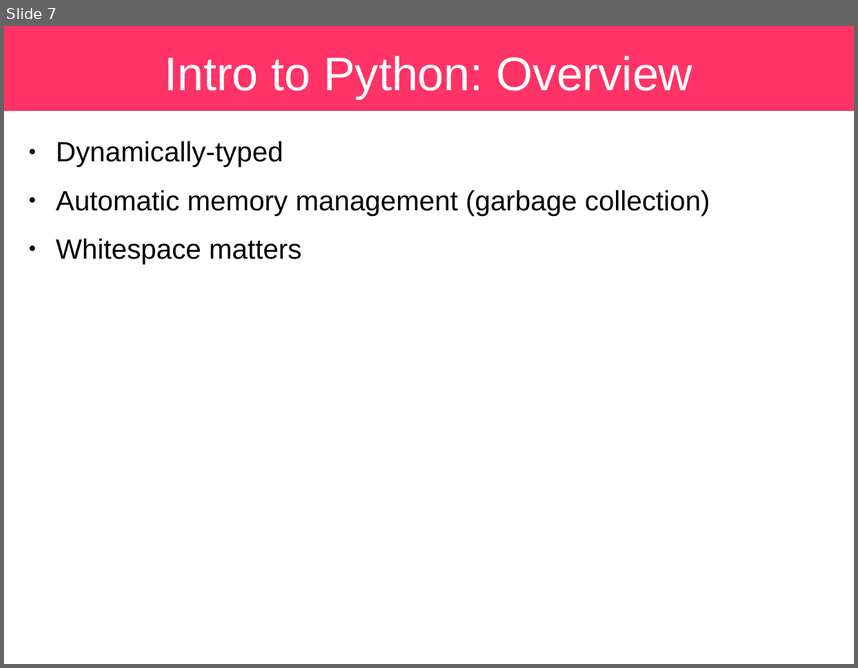
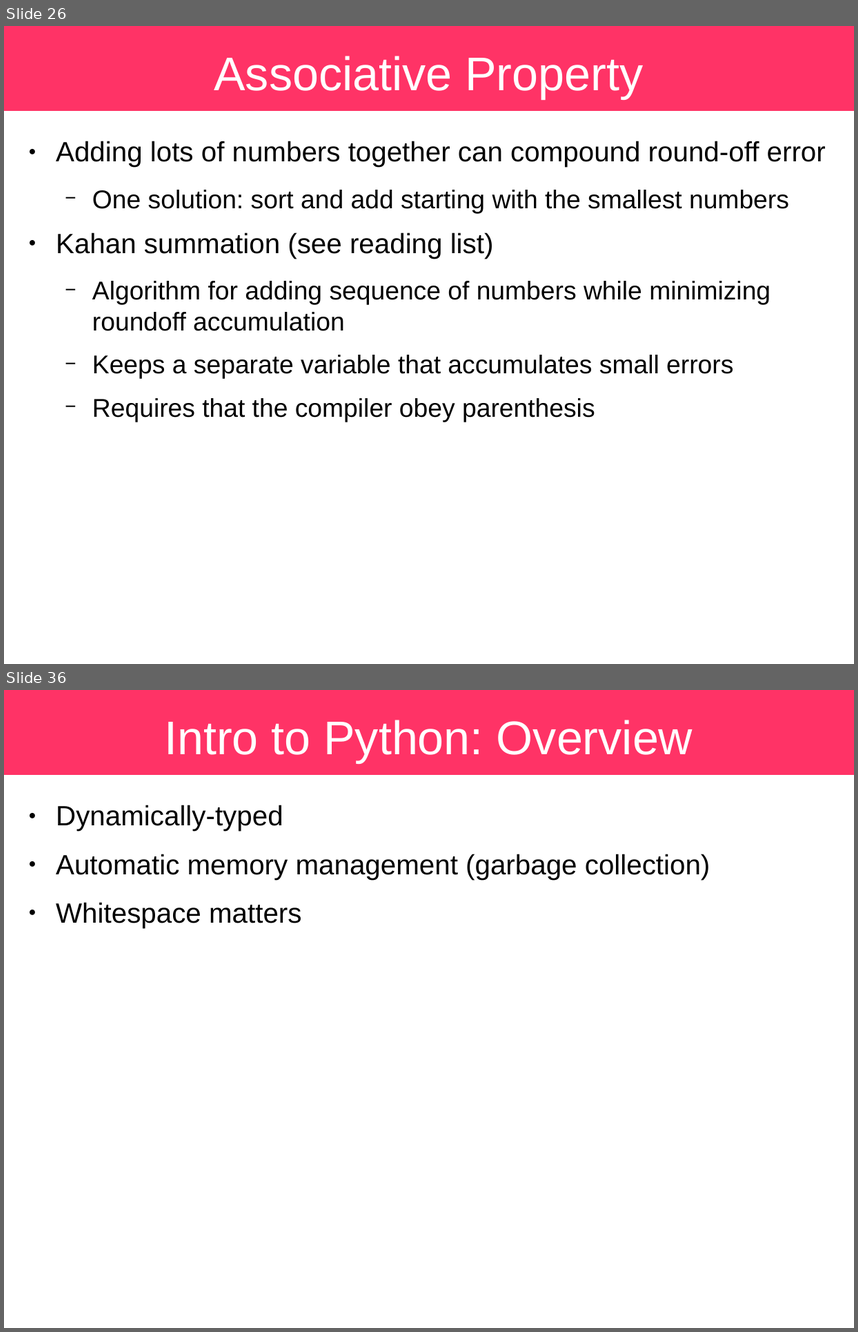
Before and after one commit to sbu-python-class/python-science, a slide deck: lectures/01-python/python.odp. Shown one above the other, each under a label of ours: slide 7 before the commit, slides 26 and 36 after it; the slides between them are not shown. The pictures are 858x668 and 858x1332 pixels, drawn with LibreOffice and Linux fonts; fonts in the diff are those of the drawing. Boxes give left, top, right and bottom in pixels: in the first picture for what was removed or moved away, otherwise in the second. Text is boxed around its words. In the diff, an @@ line names an element or a change of style, - is before the commit and + after.

```diff
--- a/lectures/01-python/python.odp
+++ b/lectures/01-python/python.odp
@@ slide 26 added at (4, 26, 854, 664), background #FFFFFF; not listed: 1 template element that a slide beside it also shows @@
@@ title added at (214, 56, 644, 99), 44 pt, text #FFFFFF @@
+Associative Property
@@ text added at (56, 141, 826, 421), 24 pt, text #000000 @@
+● Adding lots of numbers together can compound round-off error
+  − One solution: sort and add starting with the smallest numbers
+● Kahan summation (see reading list)
+  − Algorithm for adding sequence of numbers while minimizing roundoff accumulation
+  − Keeps a separate variable that accumulates small errors
+  − Requires that the compiler obey parenthesis
@@ what was slide 7 is now slide 36 @@
```
Also in this commit, not shown: 30 other slides added, 12 slides removed, 1 other file.
